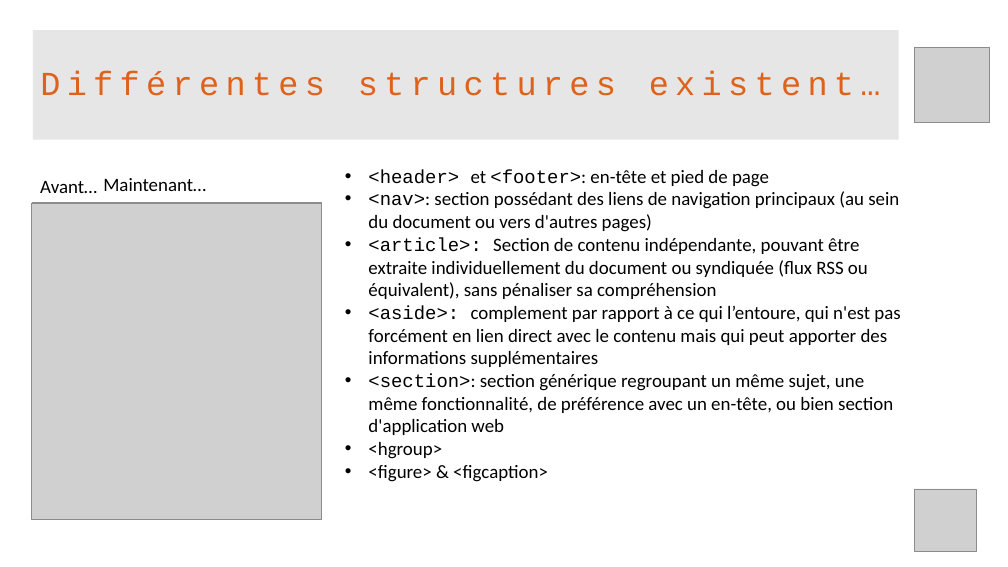
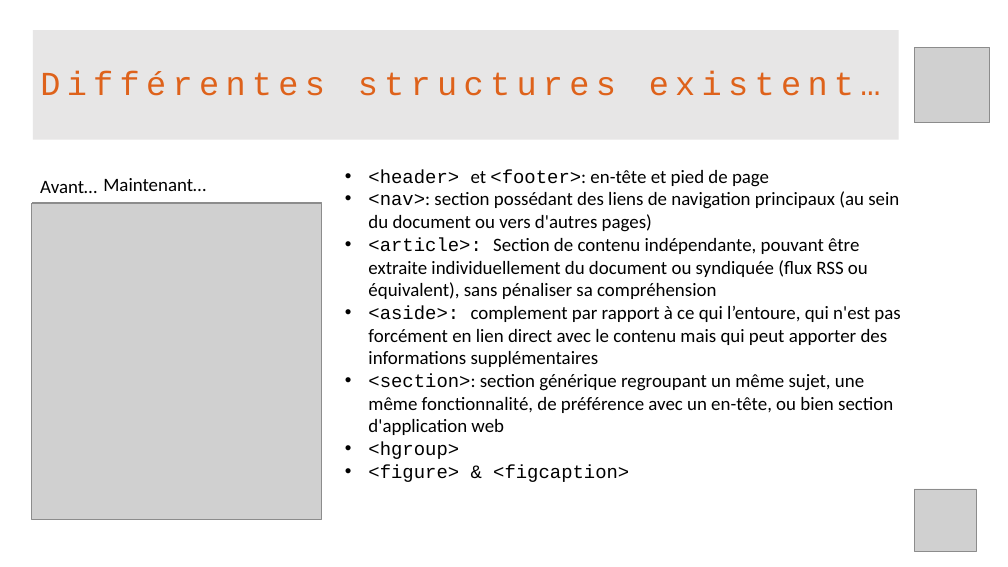
Before and after one commit to CharlotteTusset/Workshop-HTML, a slide deck: slide 5 of Matériel/Workshop - HTML.pptx. Drawn at 1008x567 pixels with LibreOffice and Linux fonts; fonts in the diff are those of the drawing; grey boxes stand for pictures. Boxes give left, top, right and bottom in pixels: in the first picture for what was removed or moved away, otherwise in the second. Text is boxed around its words. In the diff, an @@ line names an element or a change of style, - is before the commit and + after.

```diff
--- a/Matériel/Workshop - HTML.pptx
+++ b/Matériel/Workshop - HTML.pptx
@@ text at bbox=[368, 442, 629, 482]: font Calibri to Courier New in "<hgroup>", "<figure> & <figcaption>" @@
```
Also in this commit, not shown: 1 other slide changed, 1 other file.
